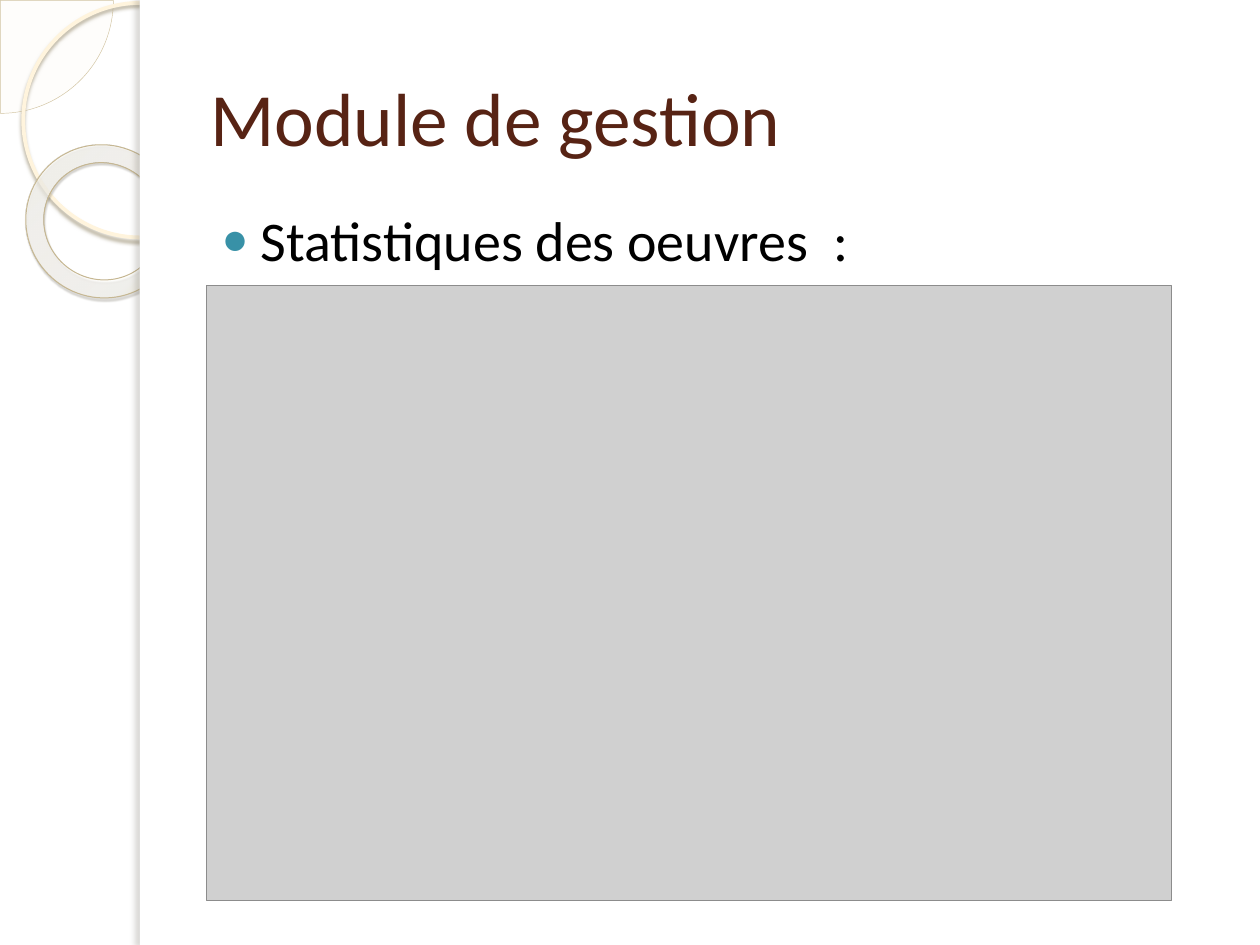
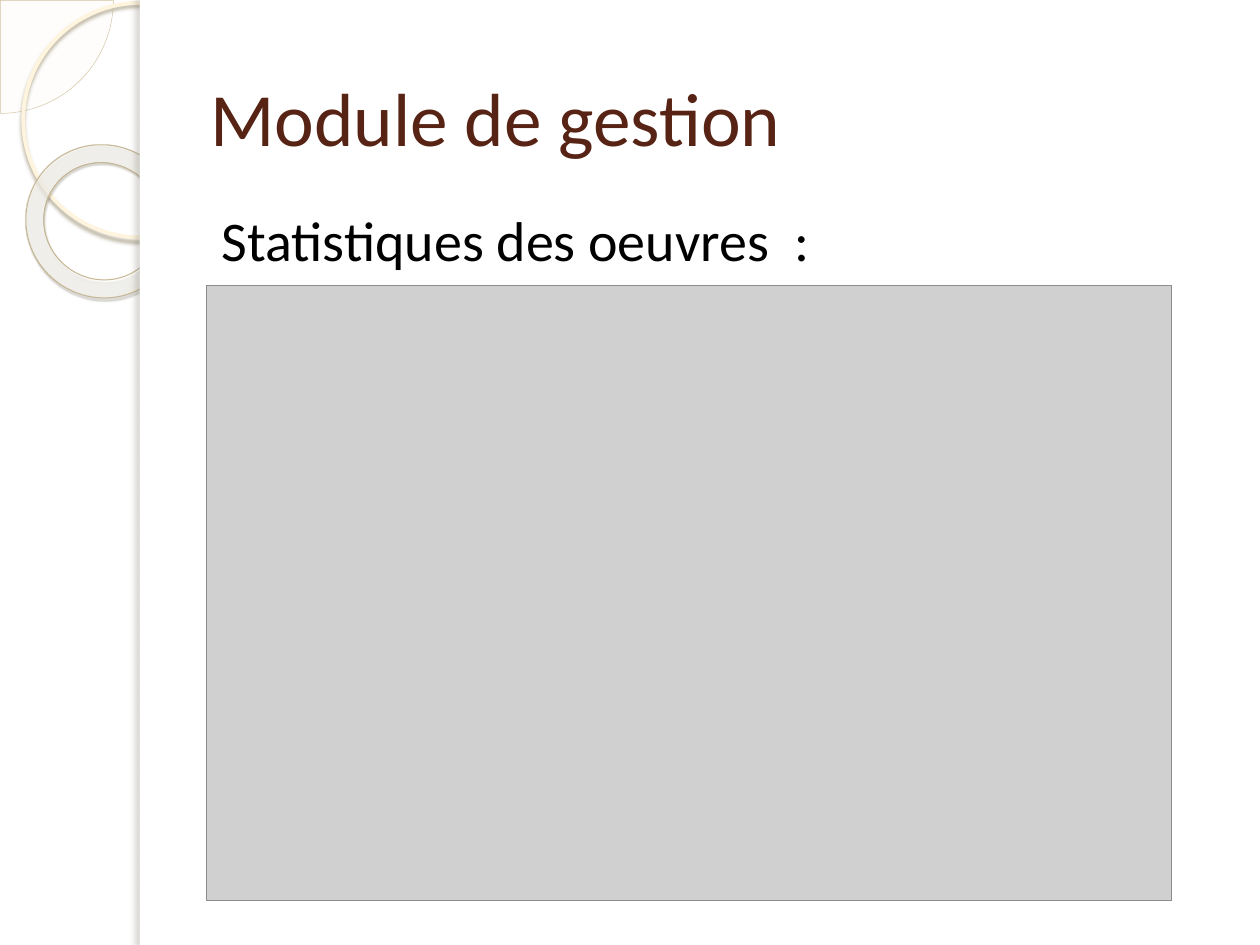
Before and after one commit to Jonathan7295/ProjetGrandPlan, a slide deck: slide 10 of Présenation/Presentation.pptx (slide 7 before the commit). Drawn at 1260x945 pixels with LibreOffice and Linux fonts; fonts in the diff are those of the drawing; grey boxes stand for pictures; background and template pictures are left out. Boxes give left, top, right and bottom in pixels: in the first picture for what was removed or moved away, otherwise in the second. Text is boxed around its words. In the diff, an @@ line names an element or a change of style, - is before the commit and + after.

```diff
--- a/Présenation/Presentation.pptx
+++ b/Présenation/Presentation.pptx
@@ text "Statistiques des oeuvres :" at bbox=[222, 222, 769, 270]: bullet ● to none @@
```
Also in this commit, not shown: 12 other slides changed, 5 slides added, 1 slide removed, 3 other files.
